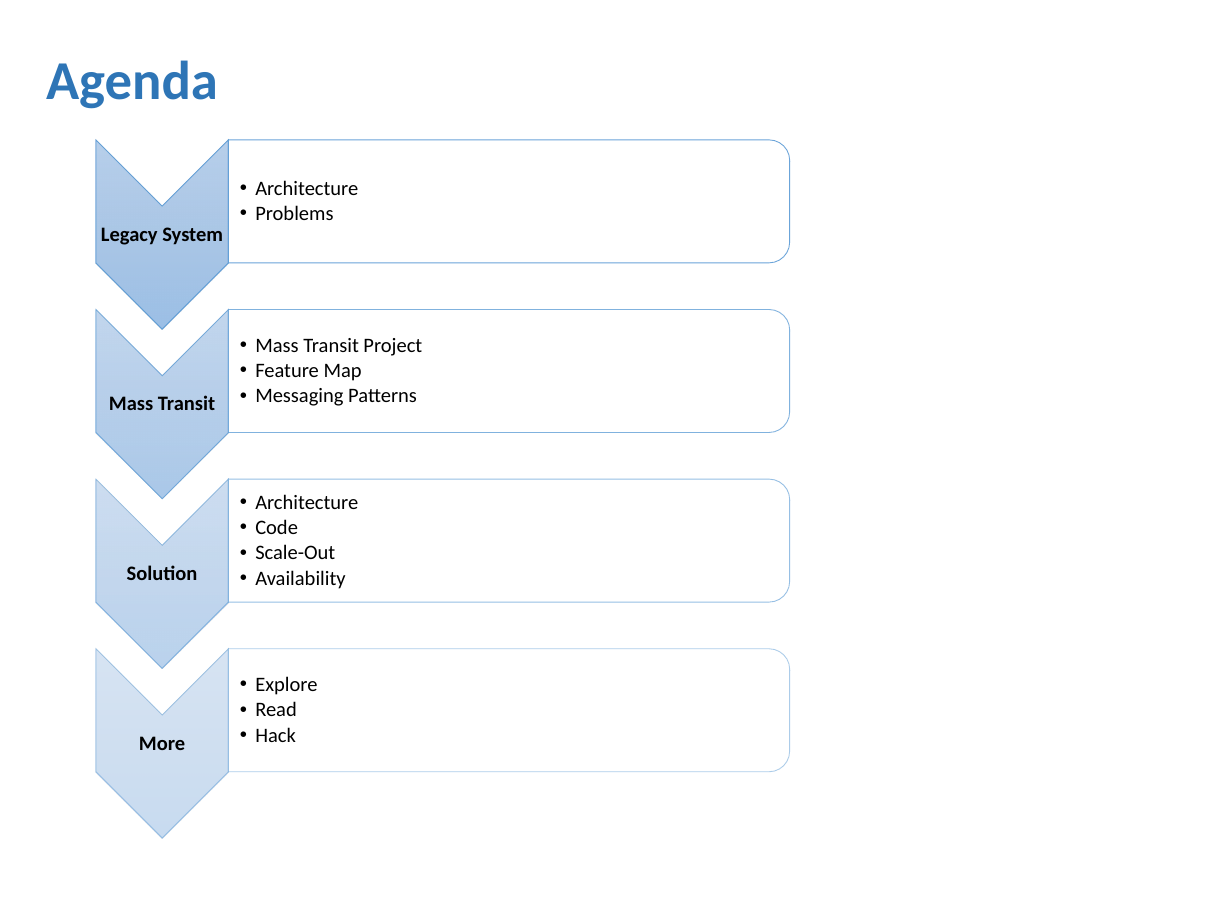
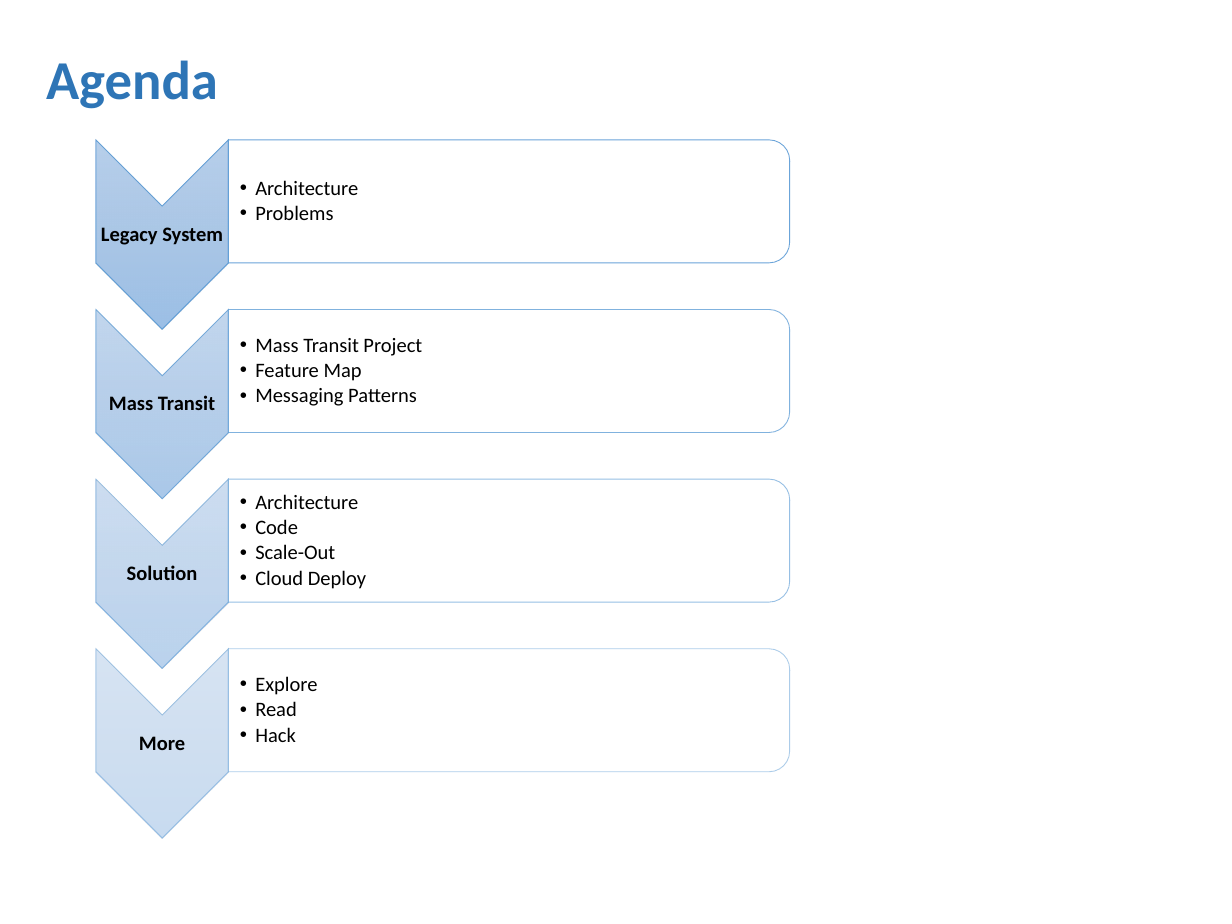
Before and after one commit to amichel/PaymentsGateway.MassTransit.Demo, a slide deck: slide 2 of Presentation/Service Bus Integration Patterns.pptx. Drawn at 1232x924 pixels with LibreOffice and Linux fonts; fonts in the diff are those of the drawing; background and template pictures are left out. Boxes give left, top, right and bottom in pixels: in the first picture for what was removed or moved away, otherwise in the second. Text is boxed around its words. In the diff, an @@ line names an element or a change of style, - is before the commit and + after.

Commit message:
PPT

```diff
--- a/Presentation/Service Bus Integration Patterns.pptx
+++ b/Presentation/Service Bus Integration Patterns.pptx
@@ text at [255, 570, 366, 589]: text changed @@
-  •• Availability
+  •• Cloud Deploy
```
Also in this commit, not shown: 3 other slides changed.
